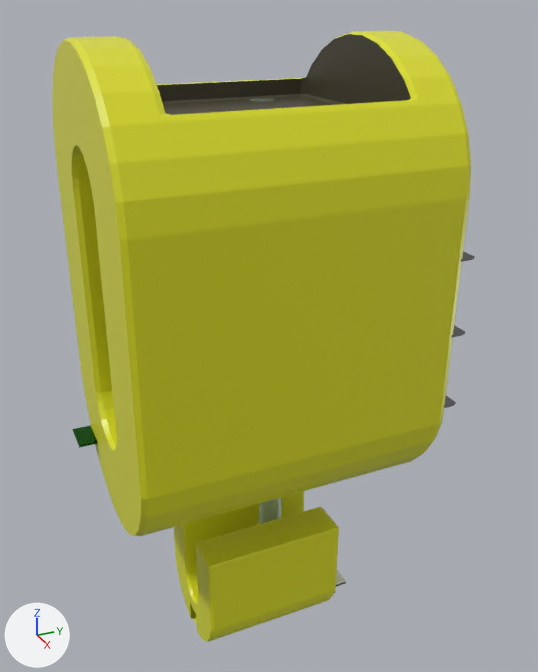
The glTF model blender_elements/obita_Vb_1.0.glb as it was, and as the next commit left it.
Before and after are seen from a camera (50 mm lens) standing at (83.3, -37.1, 88.2) and looking at (-1.5, 1.1, 45.8). Lighting does not change. The marker at lower left points along +X, +Y and +Z. Objects named as collision shapes, trigger or cutter boxes, shadow casters or lower levels of detail are left out. Where no turn or scale is listed for an object, it has been applied to the vertices. Vertices at the same position are counted once.

In view in the first picture: 'Cube.025', 'O', 'club', 'lift', 'u'.
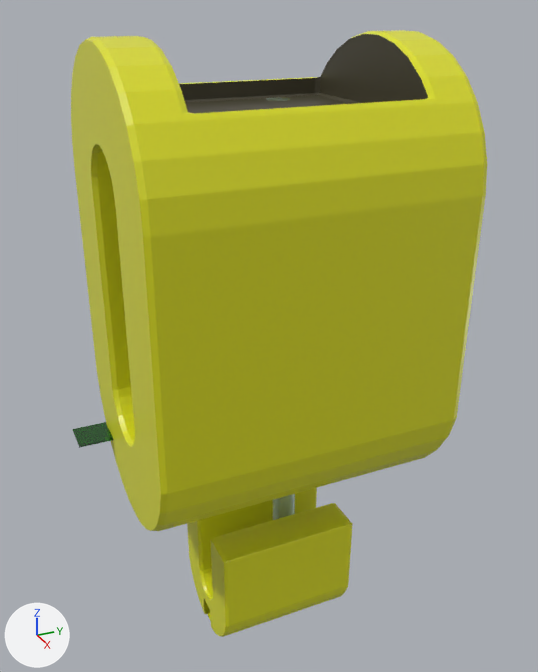
Where the change shows, as pixel boxes (x1, y1, x2, y2) in the pictures (538 x 672 px):
```json
{"object": "O", "change": "moved", "before": [52, 31, 471, 536], "after": [71, 30, 487, 531]}
{"object": "u", "change": "moved", "before": [174, 491, 339, 642], "after": [187, 488, 353, 637]}
{"object": "club", "change": "moved", "before": [157, 34, 411, 115], "after": [179, 34, 428, 114]}
{"object": "lift", "change": "moved", "before": [259, 497, 282, 524], "after": [273, 494, 295, 520]}
{"object": "Cube.025", "change": "reshaped, moved, rescaled", "before": [73, 425, 98, 446], "on screen": "not visible afterwards"}
```

Scene script edits in JSON lines:
```json
{"op": "set", "path": "ob_o.location", "old": "(0.0, -2.2, 41.3)", "new": "(0.0, 0.0, 41.3)"}
{"op": "set", "path": "ob_u.location", "old": "(0.0, -2.2, 8.1)", "new": "(0.0, 0.0, 8.1)"}
{"op": "set", "path": "ob_lift.location", "old": "(0.0, 0.6, 15.0)", "new": "(0.0, 2.8, 15.0)"}
{"op": "set", "path": "ob_club.location", "old": "(0.0, -2.2, 41.3)", "new": "(0.0, 0.0, 41.3)"}
{"op": "set", "path": "ob_cube_025", "old": "bpy.data.objects.new('Cube.025', me_cube_038)", "new": "bpy.data.objects.new('Cube.025', me_cube_027)"}
{"op": "set", "path": "ob_cube_025.location", "old": "(-11.0, 0.2, 30.7)", "new": "(-5.4, 3.8, 6.8)"}
{"op": "set", "path": "ob_cube_025.scale", "old": "(2.43, 25.1, 0.142)", "new": "(2.42, 5.88, 0.18)"}
```
